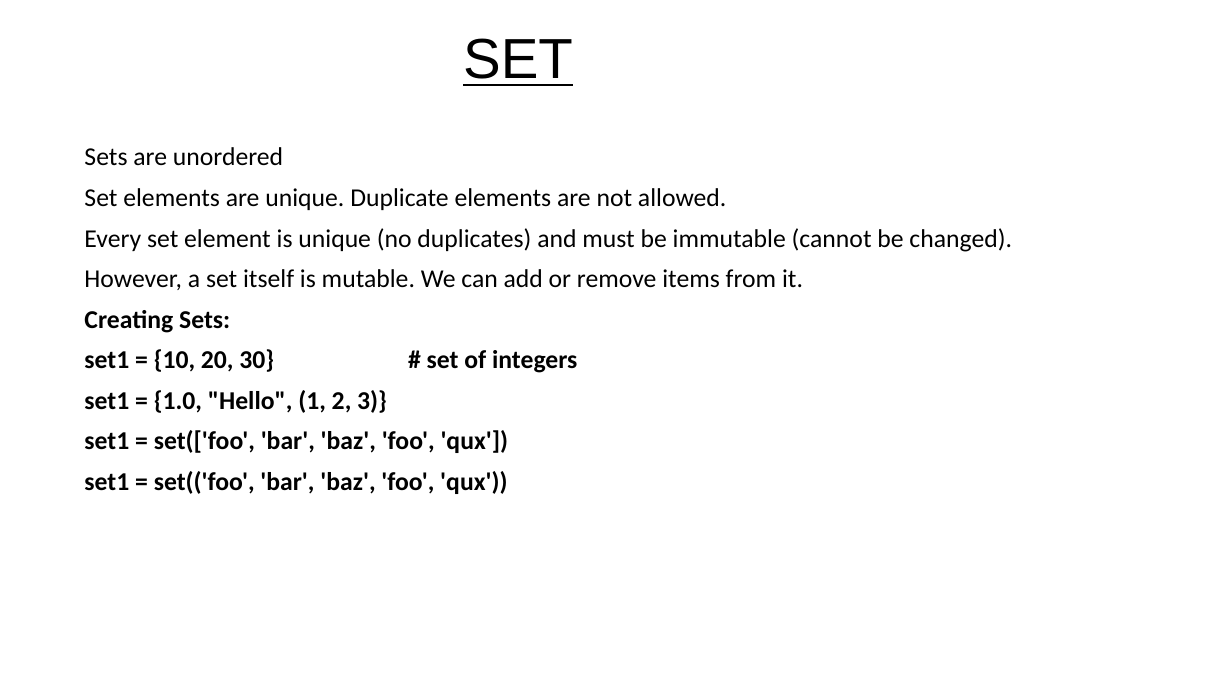
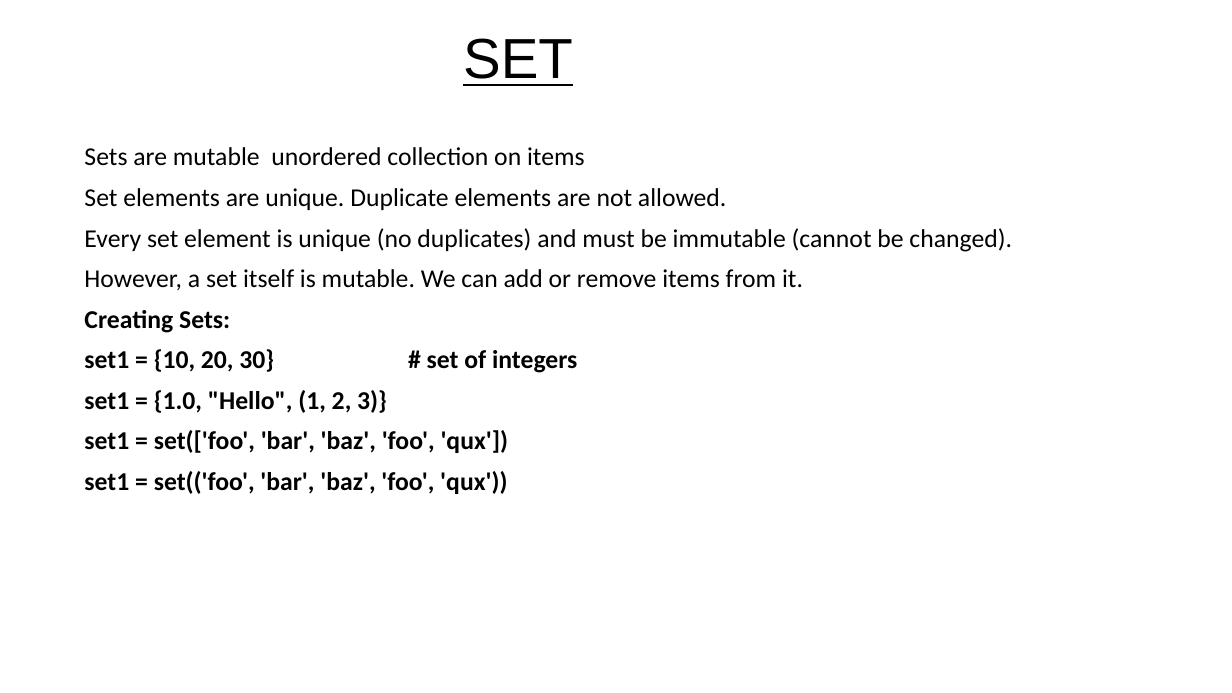
Before and after one commit to tauovir/Materials, a slide deck: slide 4 of Python Session/dict1.pptx. Drawn at 1232x693 pixels with LibreOffice and Linux fonts; fonts in the diff are those of the drawing. Boxes give left, top, right and bottom in pixels: in the first picture for what was removed or moved away, otherwise in the second. Text is boxed around its words. In the diff, an @@ line names an element or a change of style, - is before the commit and + after.

```diff
--- a/Python Session/dict1.pptx
+++ b/Python Session/dict1.pptx
@@ subtitle at [84,147,585,166]: text changed @@
-Sets are unordered
+Sets are mutable unordered collection on items
```
Also in this commit, not shown: 5 other files.
